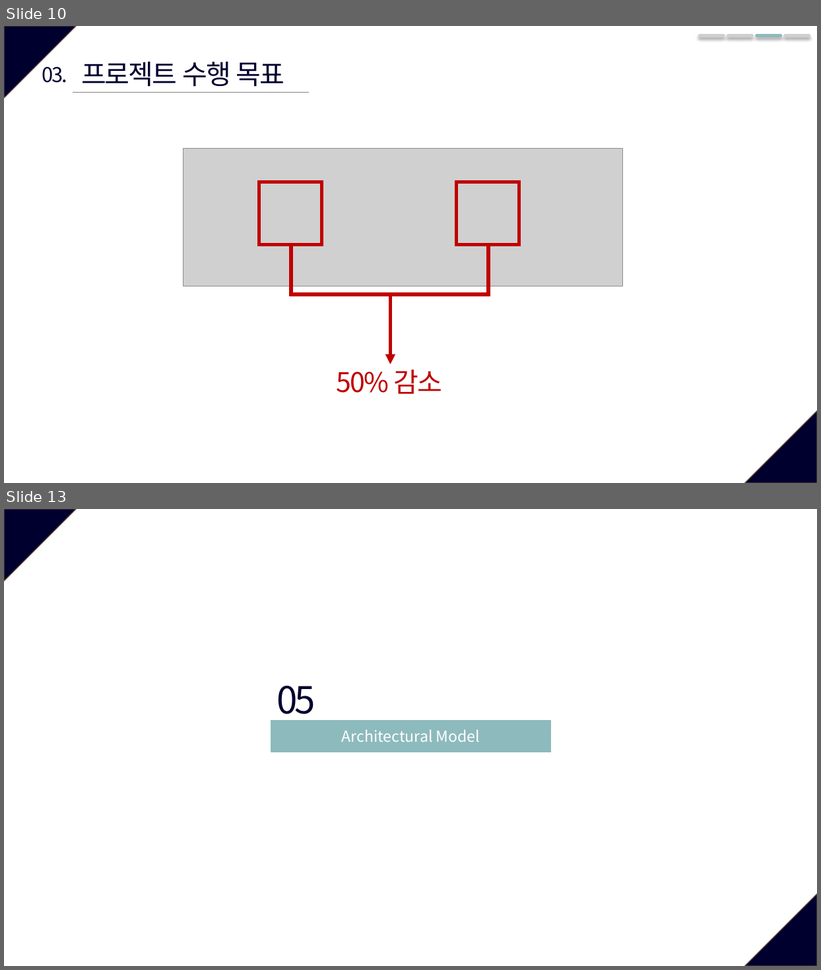
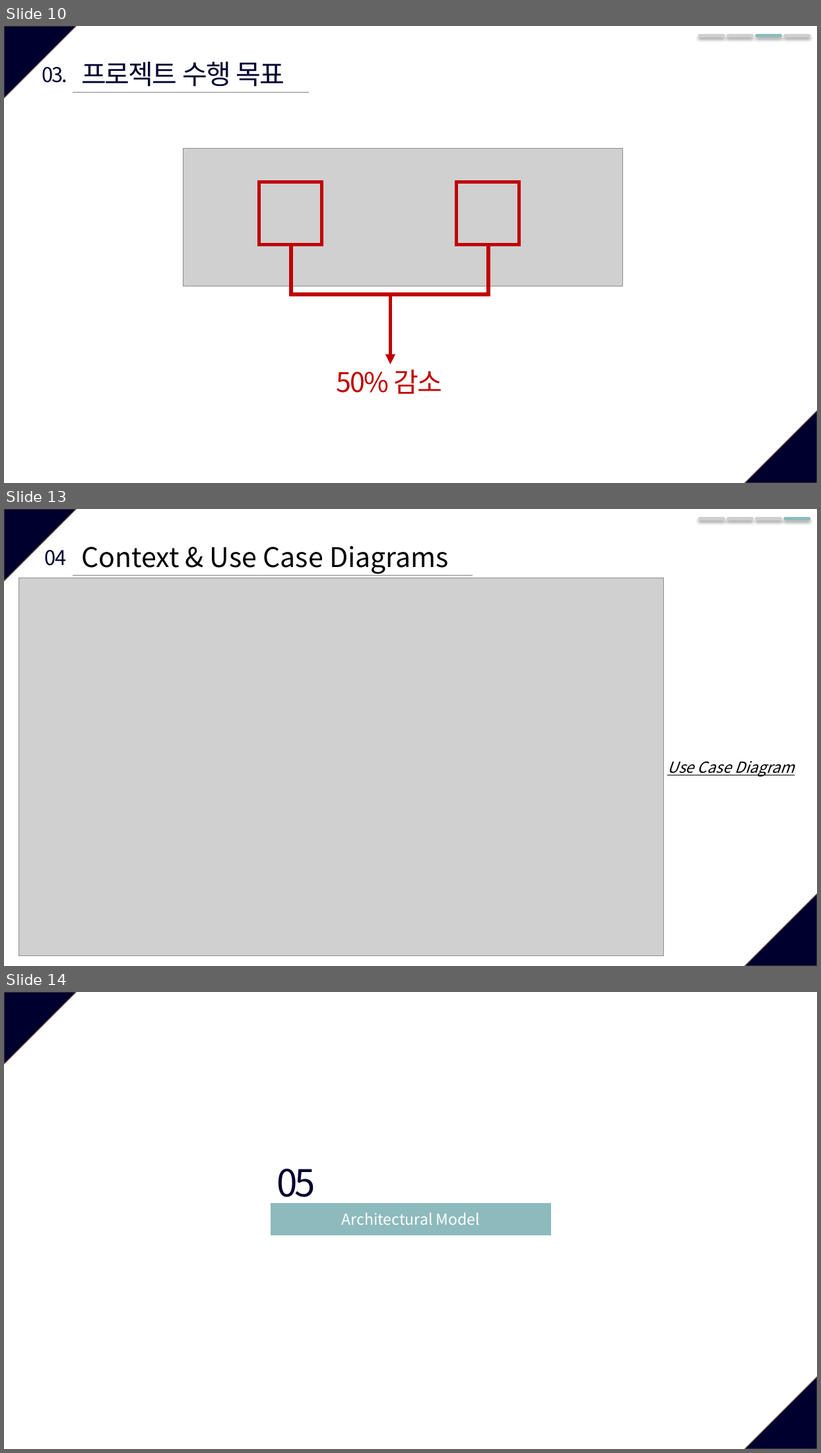
Before and after one commit to JeongJuhyeon/KNUBus, a slide deck: designdocs/Project Plan Presentation.pptx. Shown one above the other, each under a label of ours: slides 10 and 13 before the commit, slides 10, 13 and 14 after it; the slides between them are not shown. The pictures are 821x970 and 821x1453 pixels, drawn with LibreOffice and Linux fonts; fonts in the diff are those of the drawing; grey boxes stand for pictures. Boxes give left, top, right and bottom in pixels: in the first picture for what was removed or moved away, otherwise in the second. Text is boxed around its words. In the diff, an @@ line names an element or a change of style, - is before the commit and + after.

Commit message:
Added context and use case diagrams

```diff
--- a/designdocs/Project Plan Presentation.pptx
+++ b/designdocs/Project Plan Presentation.pptx
@@ slide 13 added at (x1=4, y1=509, x2=817, y2=966), background #FFFFFF; not listed: 2 template elements that a slide beside it also shows @@
@@ line added from (700, 519) to (724, 519), #D0CECE 3.5 pt @@
@@ line added from (728, 519) to (752, 519), #D0CECE 3.5 pt @@
@@ line added from (757, 519) to (781, 519), #D0CECE 3.5 pt @@
@@ line added from (785, 519) to (809, 519), #8DBABD 3.5 pt @@
@@ text added at (x1=81, y1=546, x2=449, y2=574), 32 pt, text #000000 @@
+Context & Use Case Diagrams
@@ text added at (x1=45, y1=550, x2=66, y2=566), 24 pt, text #00002F @@
+04.
@@ picture added at (x1=19, y1=578, x2=663, y2=956) @@
@@ line added from (73, 575) to (473, 575), #808080 0.5 pt @@
@@ text added at (x1=667, y1=761, x2=795, y2=777), 18 pt, text #000000, italic, underline @@
+Use Case Diagram
@@ what was slide 13 is now slide 14 @@
```
Also in this commit, not shown: 2 slides changed, 1 other slide added, 1 slide removed, 3 other files.
